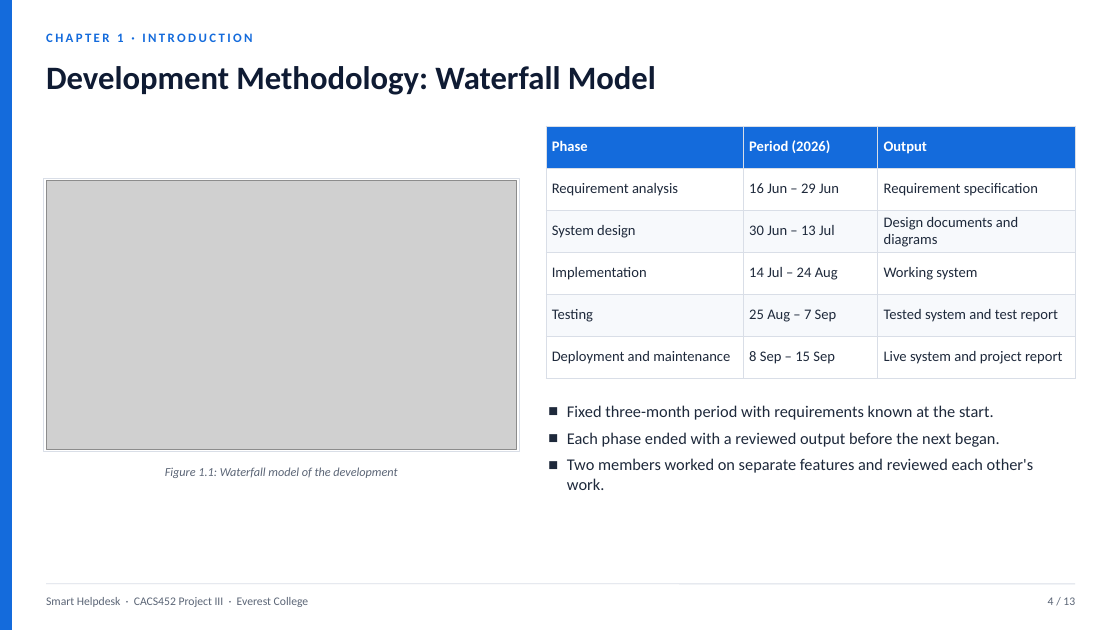
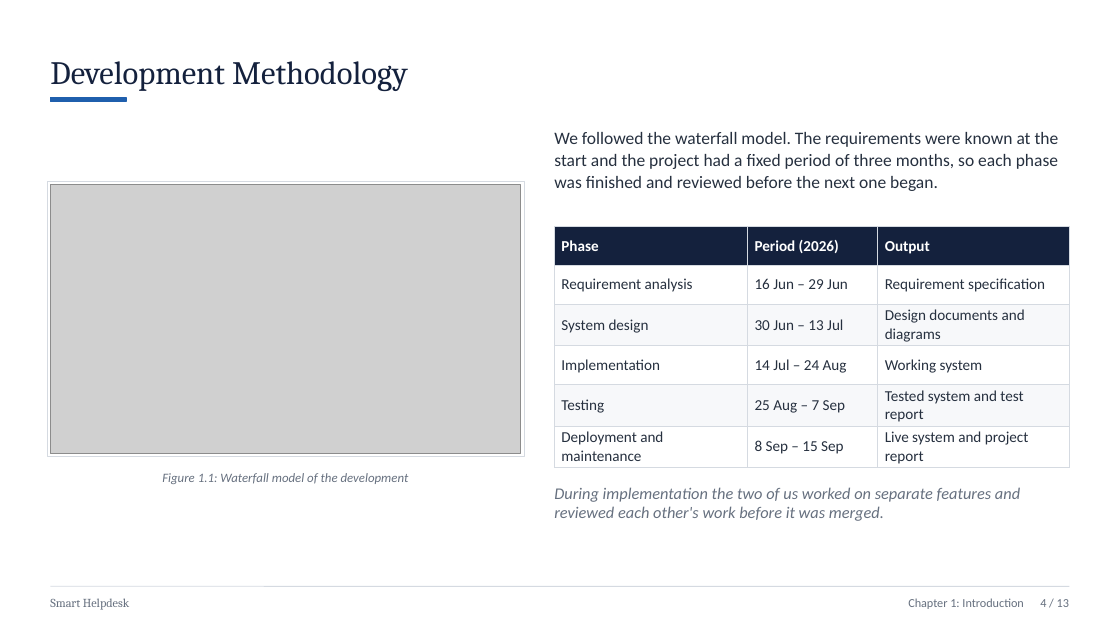
Before and after one commit to Sbh321/smart-helpdesk, a slide deck: slide 5 of college/report/Project-III-Presentation-Smart-Helpdesk.pptx. Drawn at 1120x630 pixels with LibreOffice and Linux fonts; fonts in the diff are those of the drawing; grey boxes stand for pictures. Boxes give left, top, right and bottom in pixels: in the first picture for what was removed or moved away, otherwise in the second. Text is boxed around its words. In the diff, an @@ line names an element or a change of style, - is before the commit and + after.

```diff
--- a/college/report/Project-III-Presentation-Smart-Helpdesk.pptx
+++ b/college/report/Project-III-Presentation-Smart-Helpdesk.pptx
@@ rectangle removed at bbox=[0, 0, 12, 630] @@
@@ text "Development Methodology" at bbox=[50, 61, 408, 91]: vertical alignment middle to bottom @@
@@ text at bbox=[50, 61, 408, 91]: text changed; font Calibri to Cambria; text colour #0F1B33 to #14213D; bold off @@
-Development Methodology: Waterfall Model
+Development Methodology
@@ rectangle added at bbox=[50, 97, 126, 102], fill #1F5FAD, outline #1F5FAD 1 pt @@
@@ text added at bbox=[554, 132, 1059, 191], 15 pt, text #26303F @@
+We followed the waterfall model. The requirements were known at the start and the project had a fixed period of three months, so each phase was finished and reviewed before the next one began.
@@ rectangle: place and size @@
-rectangle at bbox=[44, 178, 519, 452]
+rectangle at bbox=[47, 181, 524, 457]
@@ rectangle at bbox=[47, 181, 524, 457]: outline #D9DEE7 0.75 pt to #D5DAE1 0.75 pt @@
@@ picture: place and size @@
-picture at bbox=[46, 181, 517, 450]
+picture at bbox=[50, 185, 521, 454]
@@ table at bbox=[555, 227, 1070, 468] @@
@@ fill #146BDC to #14213D in row 1 @@
@@ fill #F7F9FC to #F7F8FA in 6 cells @@
@@ size 12.5 to 13 pt, text colour #1E293B to #26303F @@
@@ borders changed @@
@@ table: place and size @@
-table at bbox=[546, 126, 1075, 368]
+table at bbox=[555, 227, 1070, 468]
@@ text "Figure 1.1: Waterfall model of ..." at bbox=[162, 473, 409, 484]: size 10.5 to 11 pt, text colour #5B6576 to #66707F @@
@@ text at bbox=[554, 487, 1020, 521]: text changed; text colour #1E293B to #66707F; italic on @@
-■ Fixed three-month period with requirements known at the start.
-■ Each phase ended with a reviewed output before the next began.
-■ Two members worked on separate features and reviewed each other's work.
+During implementation the two of us worked on separate features and reviewed each other's work before it was merged.
@@ line moved from (46, 584) - (1075, 584) to (50, 586) - (1070, 586) @@
@@ line (50, 586) - (1070, 586): stroke #D9DEE7 0.75 pt to #D5DAE1 0.75 pt @@
@@ text at bbox=[50, 598, 129, 610]: text changed; size 10 to 10.5 pt; font Calibri to Cambria; text colour #5B6576 to #66707F @@
-Smart Helpdesk · CACS452 Project III · Everest College
+Smart Helpdesk
@@ text at bbox=[908, 598, 1069, 609]: text changed; size 11 to 10.5 pt; text colour #146BDC to #66707F; bold off @@
-CHAPTER 1 · INTRODUCTION
+Chapter 1: Introduction 4 / 13
@@ text removed at bbox=[1048, 597, 1075, 605] @@
-4 / 13
```
Also in this commit, not shown: 14 other slides changed.
